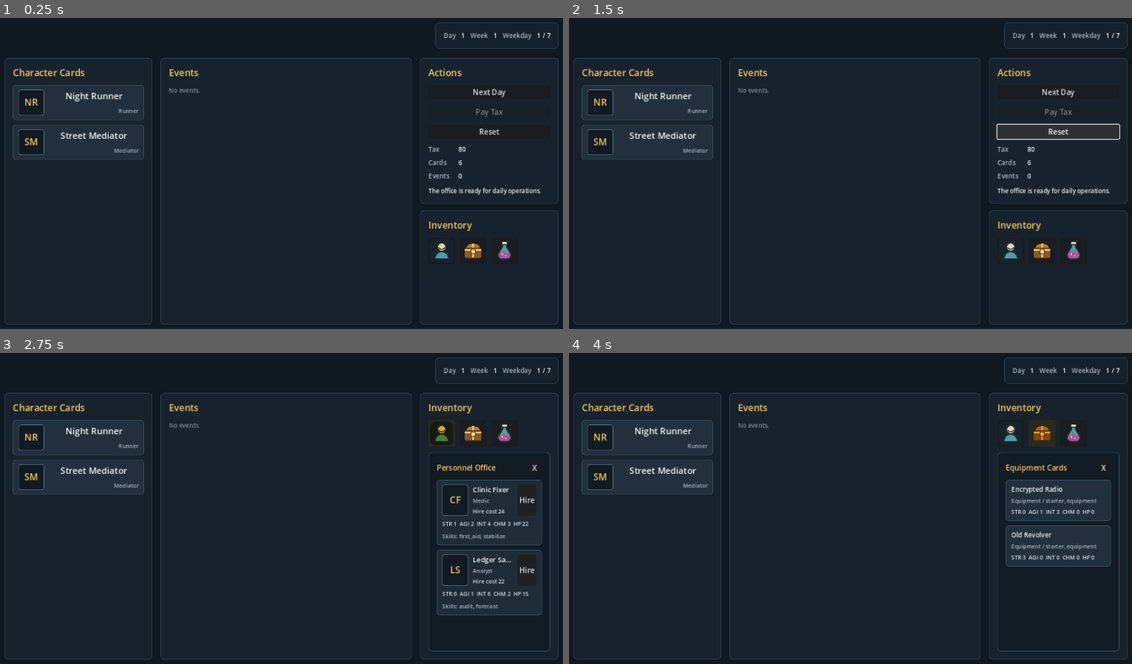
Above: before the commit, frames 1-4 (two rows, left to right).
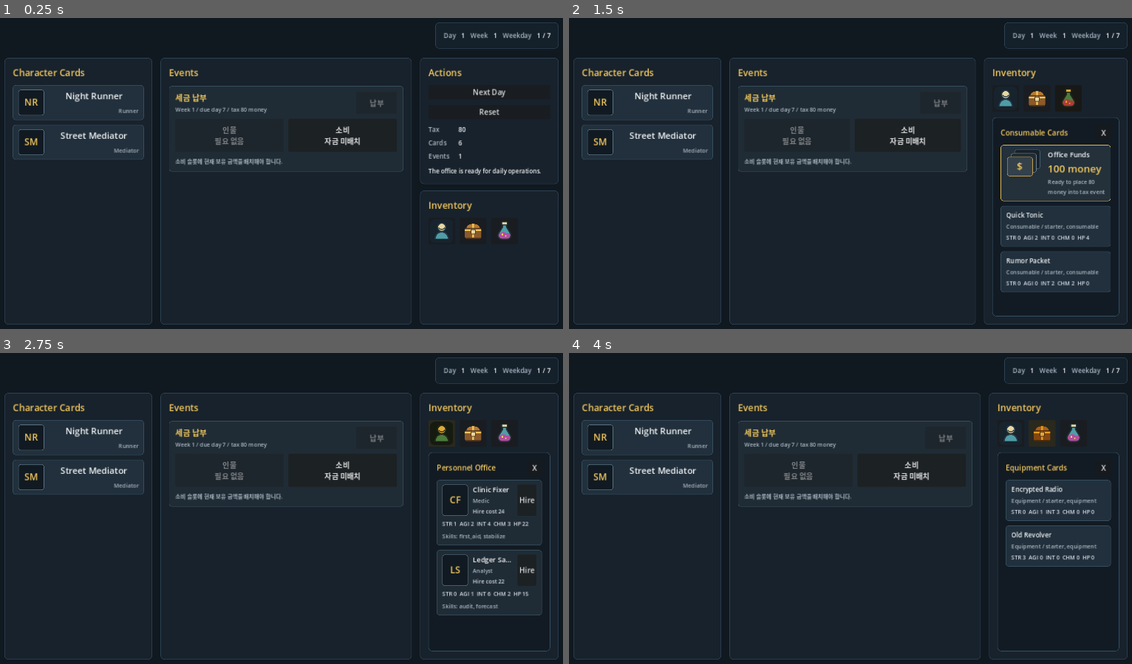
Above: after the commit, the same moments.

Repository: YOONRY/city_of_star
Game: Godot game, scene res://scenes/main/main.tscn
The game is run twice, just before and just after one commit, with the same random seed, the same clock (stepped at 60 frames per second) and the same inputs.
Inputs (mouse positions are in pixels of both pictures, inside the frame that each line leads up to; where the layout moved, square brackets give the same spot in the first picture):
- Up to frame 1 (0.25 s): no input
- Up to frame 2 (1.5 s): click (912, 136) at 0.5 s, where only the run after the commit has a clickable "소비 자금 미배치"; click (1058, 133) at 1.25 s, where only the run before the commit has a clickable "Reset"
- Up to frame 3 (2.75 s): click (439, 433) [439, 586] at 2 s
- Up to frame 4 (4 s): click (1008, 433) at 2.75 s; click (1041, 433) at 3.5 s

The runs differ from the first frame. In frame 1, 2.9% of the frame differs, in the area x 30-100%, y 21-78%; in frame 2, 6.1%, in the area x 30-100%, y 12-99%; in frame 3, 1.1%; in frame 4, 1.1%.

Commit message:
Add temporary tax payment event

Diff:
--- a/scripts/autoloads/game_state.gd
+++ b/scripts/autoloads/game_state.gd
@@ -76,6 +76,26 @@
 	return true
 
 
+func can_pay_current_week_tax() -> bool:
+	if is_game_over:
+		return false
+
+	if tax_manager.has_paid_current_week(current_day):
+		return false
+
+	return office.money >= tax_manager.weekly_tax
+
+
+func pay_current_week_tax() -> bool:
+	if not can_pay_current_week_tax():
+		return false
+
+	office.money -= tax_manager.weekly_tax
+	tax_manager.mark_paid(current_day)
+	state_changed.emit()
+	return true
+
+
 func can_hire_card(card: CardDefinition) -> bool:
 	if is_game_over or card == null or not card.is_character():
 		return false
--- a/scripts/ui/main_screen.gd
+++ b/scripts/ui/main_screen.gd
@@ -12,7 +12,6 @@
 var event_list: VBoxContainer
 var action_panel: PanelContainer
 var next_day_button: Button
-var pay_tax_button: Button
 var reset_button: Button
 var character_card_list: VBoxContainer
 var inventory_panel: PanelContainer
@@ -24,6 +23,8 @@
 var equipment_button: Button
 var consumable_button: Button
 var active_drawer_type: int = NO_ACTIVE_DRAWER
+var is_selecting_tax_event_money: bool = false
+var tax_event_money_assigned: bool = false
 var expanded_character_card_ids: Dictionary = {}
 
 func _ready() -> void:
@@ -136,11 +137,6 @@
 	next_day_button.text = "Next Day"
 	next_day_button.pressed.connect(_on_next_day_pressed)
 	action_box.add_child(next_day_button)
-
-	pay_tax_button = Button.new()
-	pay_tax_button.text = "Pay Tax"
-	pay_tax_button.pressed.connect(_on_pay_tax_pressed)
-	action_box.add_child(pay_tax_button)
 
 	reset_button = Button.new()
 	reset_button.text = "Reset"
@@ -288,10 +284,14 @@
 
 
 func _make_money_stack_card() -> PanelContainer:
+	var is_tax_target := is_selecting_tax_event_money
+	var tax_amount := GameState.tax_manager.weekly_tax
+	var is_current_week_paid := GameState.tax_manager.has_paid_current_week(GameState.current_day)
+	var can_assign_money := is_tax_target and not is_current_week_paid and GameState.office.money >= tax_amount
 	var row := PanelContainer.new()
 	var style := StyleBoxFlat.new()
 	style.bg_color = Color("#24313A")
-	style.border_color = Color("#D6A64F")
+	style.border_color = Color("#F4C95D") if can_assign_money else Color("#D6A64F")
 	style.border_width_left = 1
 	style.border_width_right = 1
 	style.border_width_top = 1
@@ -306,7 +306,9 @@
 	style.content_margin_bottom = 10
 	row.add_theme_stylebox_override("panel", style)
 	row.size_flags_horizontal = Control.SIZE_EXPAND_FILL
-	row.tooltip_text = "Current office funds are shown as a stack and cannot be consumed."
+	row.mouse_filter = Control.MOUSE_FILTER_STOP
+	row.tooltip_text = "Click to place funds into the tax event." if can_assign_money else "Current office funds are shown as a stack."
+	row.gui_input.connect(_on_money_stack_gui_input)
 
 	var box := HBoxContainer.new()
 	box.add_theme_constant_override("separation", 12)
@@ -334,11 +336,21 @@
 	amount_label.add_theme_color_override("font_color", Color("#F4C95D"))
 	summary.add_child(amount_label)
 
-	var meta_label := _make_label("Currency stack / current balance", 12)
+	var meta_text := "Currency stack / current balance"
+	if is_tax_target:
+		if is_current_week_paid:
+			meta_text = "Current week's tax is already paid"
+		elif can_assign_money:
+			meta_text = "Ready to place %s money into tax event" % tax_amount
+		else:
+			meta_text = "Need %s more money for tax event" % maxi(0, tax_amount - GameState.office.money)
+
+	var meta_label := _make_label(meta_text, 12)
 	meta_label.add_theme_color_override("font_color", Color("#AAB6C2"))
 	meta_label.autowrap_mode = TextServer.AUTOWRAP_WORD_SMART
 	summary.add_child(meta_label)
 
+	_set_mouse_filter_recursive(box, Control.MOUSE_FILTER_IGNORE)
 	return row
 
 
@@ -609,6 +621,143 @@
 	return row
 
 
+func _make_tax_payment_event_row() -> PanelContainer:
+	var is_paid := GameState.tax_manager.has_paid_current_week(GameState.current_day)
+	var can_resolve := _can_resolve_tax_event()
+	var row := PanelContainer.new()
+	var style := StyleBoxFlat.new()
+	style.bg_color = Color("#202C35") if not is_paid else Color("#20352C")
+	style.border_color = _tax_event_border_color(is_paid, can_resolve)
+	style.border_width_left = 1
+	style.border_width_right = 1
+	style.border_width_top = 1
+	style.border_width_bottom = 1
+	style.corner_radius_top_left = 6
+	style.corner_radius_top_right = 6
+	style.corner_radius_bottom_left = 6
+	style.corner_radius_bottom_right = 6
+	style.content_margin_left = 14
+	style.content_margin_right = 14
+	style.content_margin_top = 12
+	style.content_margin_bottom = 12
+	row.add_theme_stylebox_override("panel", style)
+	row.size_flags_horizontal = Control.SIZE_EXPAND_FILL
+
+	var box := VBoxContainer.new()
+	box.add_theme_constant_override("separation", 10)
+	row.add_child(box)
+
+	var header := HBoxContainer.new()
+	header.add_theme_constant_override("separation", 12)
+	box.add_child(header)
+
+	var title_box := VBoxContainer.new()
+	title_box.size_flags_horizontal = Control.SIZE_EXPAND_FILL
+	header.add_child(title_box)
+
+	var title_label := _make_label("세금 납부", 17)
+	title_label.add_theme_color_override("font_color", Color("#F4C95D"))
+	title_box.add_child(title_label)
+
+	var meta_label := _make_label(_tax_event_meta(), 12)
+	meta_label.add_theme_color_override("font_color", Color("#AAB6C2"))
+	meta_label.autowrap_mode = TextServer.AUTOWRAP_WORD_SMART
+	title_box.add_child(meta_label)
+
+	var resolve_button := Button.new()
+	resolve_button.text = "완료" if is_paid else "납부"
+	resolve_button.disabled = not can_resolve
+	resolve_button.custom_minimum_size = Vector2(88, 34)
+	resolve_button.focus_mode = Control.FOCUS_NONE
+	resolve_button.pressed.connect(_on_tax_event_resolve_pressed)
+	header.add_child(resolve_button)
+
+	var slot_row := HBoxContainer.new()
+	slot_row.add_theme_constant_override("separation", 10)
+	box.add_child(slot_row)
+
+	slot_row.add_child(_make_tax_slot_button("인물", "필요 없음", true, Callable()))
+	slot_row.add_child(_make_tax_slot_button("소비", _tax_consumable_slot_text(), is_paid, Callable(self, "_on_tax_consumable_slot_pressed")))
+
+	var status_label := _make_label(_tax_event_status_text(), 12)
+	status_label.add_theme_color_override("font_color", _tax_event_status_color(is_paid, can_resolve))
+	status_label.autowrap_mode = TextServer.AUTOWRAP_WORD_SMART
+	box.add_child(status_label)
+
+	return row
+
+
+func _make_tax_slot_button(title: String, detail: String, disabled: bool, callback: Callable) -> Button:
+	var button := Button.new()
+	button.text = "%s\n%s" % [title, detail]
+	button.disabled = disabled
+	button.custom_minimum_size = Vector2(0, 72)
+	button.size_flags_horizontal = Control.SIZE_EXPAND_FILL
+	button.focus_mode = Control.FOCUS_NONE
+
+	if not disabled and callback.is_valid():
+		button.pressed.connect(callback)
+
+	return button
+
+
+func _tax_event_border_color(is_paid: bool, can_resolve: bool) -> Color:
+	if is_paid:
+		return Color("#60A878")
+
+	if can_resolve:
+		return Color("#F4C95D")
+
+	if is_selecting_tax_event_money:
+		return Color("#D6A64F")
+
+	return Color("#3A5365")
+
+
+func _tax_event_meta() -> String:
+	return "Week %s / due day %s / tax %s money" % [
+		GameState.get_week(),
+		GameState.tax_manager.due_weekday,
+		GameState.tax_manager.weekly_tax,
+	]
+
+
+func _tax_consumable_slot_text() -> String:
+	if GameState.tax_manager.has_paid_current_week(GameState.current_day):
+		return "납부 완료"
+
+	if tax_event_money_assigned:
+		return "%s money" % GameState.tax_manager.weekly_tax
+
+	return "자금 미배치"
+
+
+func _tax_event_status_text() -> String:
+	if GameState.tax_manager.has_paid_current_week(GameState.current_day):
+		return "이번 주 세금 납부가 완료되었습니다."
+
+	if tax_event_money_assigned and _can_resolve_tax_event():
+		return "자금이 배치되었습니다. 납부를 눌러 이벤트를 넘길 수 있습니다."
+
+	if GameState.office.money < GameState.tax_manager.weekly_tax:
+		return "자금이 부족합니다. 필요한 금액: %s money" % GameState.tax_manager.weekly_tax
+
+	if is_selecting_tax_event_money:
+		return "소비 카드 목록에서 자금 스택을 선택하세요."
+
+	return "소비 슬롯에 현재 보유 금액을 배치해야 합니다."
+
+
+func _tax_event_status_color(is_paid: bool, can_resolve: bool) -> Color:
+	if is_paid:
+		return Color("#60A878")
+
+	if can_resolve:
+		return Color("#F4C95D")
+
+	return Color("#AAB6C2")
+
+
 func _make_empty_label(text: String) -> Label:
 	var label := _make_label(text, 13)
 	label.add_theme_color_override("font_color", Color("#7F8D9B"))
@@ -661,11 +810,12 @@
 
 
 func _refresh() -> void:
+	_sync_tax_event_state()
 	day_value.text = str(GameState.current_day)
 	week_value.text = str(GameState.get_week())
 	weekday_value.text = "%s / 7" % GameState.get_weekday()
 	card_count_value.text = str(GameState.office.owned_cards.size())
-	request_count_value.text = str(ContentCatalog.requests.size())
+	request_count_value.text = str(ContentCatalog.requests.size() + 1)
 
 	var tax_text := str(GameState.tax_manager.weekly_tax)
 	if GameState.tax_manager.is_due(GameState.current_day):
@@ -680,7 +830,6 @@
 		and not GameState.tax_manager.has_paid_current_week(GameState.current_day)
 		and not GameState.is_game_over
 	)
-	pay_tax_button.disabled = not tax_can_be_paid
 	next_day_button.disabled = GameState.is_game_over
 	_refresh_character_cards()
 	_refresh_event_list()
@@ -690,11 +839,25 @@
 	if GameState.is_game_over:
 		status_label.text = "Game Over: %s" % GameState.game_over_reason
 	elif tax_can_be_paid:
-		status_label.text = "Tax is due before the office can move to the next day."
+		status_label.text = "Tax is due. Resolve the tax event before advancing."
 	elif GameState.office.owned_cards.is_empty() and ContentCatalog.requests.is_empty():
 		status_label.text = "The office is open. No cards or requests have entered the city yet."
 	else:
 		status_label.text = "The office is ready for daily operations."
+
+
+func _sync_tax_event_state() -> void:
+	if GameState.tax_manager.has_paid_current_week(GameState.current_day):
+		tax_event_money_assigned = false
+		is_selecting_tax_event_money = false
+		return
+
+	if GameState.office.money < GameState.tax_manager.weekly_tax:
+		tax_event_money_assigned = false
+
+
+func _can_resolve_tax_event() -> bool:
+	return tax_event_money_assigned and GameState.can_pay_current_week_tax()
 
 
 func _refresh_character_cards() -> void:
@@ -751,9 +914,9 @@
 
 func _populate_event_list(requests: Array) -> void:
 	_clear_children(event_list)
+	event_list.add_child(_make_tax_payment_event_row())
 
 	if requests.is_empty():
-		event_list.add_child(_make_empty_label("No events."))
 		return
 
 	for request in requests:
@@ -921,25 +1084,62 @@
 	GameState.advance_day()
 
 
-func _on_pay_tax_pressed() -> void:
-	GameState.pay_weekly_tax()
-
-
 func _on_reset_pressed() -> void:
 	expanded_character_card_ids.clear()
+	is_selecting_tax_event_money = false
+	tax_event_money_assigned = false
 	GameState.reset_game()
 
 
 func _on_personnel_pressed() -> void:
+	is_selecting_tax_event_money = false
 	_open_inventory_drawer(GameEnums.CardType.CHARACTER)
 
 
 func _on_equipment_pressed() -> void:
+	is_selecting_tax_event_money = false
 	_open_inventory_drawer(GameEnums.CardType.EQUIPMENT)
 
 
 func _on_consumable_pressed() -> void:
+	is_selecting_tax_event_money = false
 	_open_inventory_drawer(GameEnums.CardType.CONSUMABLE)
+
+
+func _on_tax_consumable_slot_pressed() -> void:
+	if GameState.tax_manager.has_paid_current_week(GameState.current_day):
+		return
+
+	is_selecting_tax_event_money = true
+	_open_inventory_drawer(GameEnums.CardType.CONSUMABLE)
+
+
+func _on_money_stack_gui_input(event: InputEvent) -> void:
+	if not is_selecting_tax_event_money:
+		return
+
+	if event is InputEventMouseButton:
+		var mouse_event := event as InputEventMouseButton
+		if mouse_event.button_index != MOUSE_BUTTON_LEFT or not mouse_event.pressed:
+			return
+
+		if GameState.can_pay_current_week_tax():
+			tax_event_money_assigned = true
+			_close_inventory_drawer()
+			_refresh()
+		else:
+			status_label.text = "Not enough money to place into the tax event."
+
+
+func _on_tax_event_resolve_pressed() -> void:
+	if not _can_resolve_tax_event():
+		return
+
+	if GameState.pay_current_week_tax():
+		tax_event_money_assigned = false
+		_close_inventory_drawer()
+	else:
+		_refresh()
 
 
 func _open_inventory_drawer(card_type: int) -> void:
@@ -951,6 +1151,7 @@
 
 func _close_inventory_drawer() -> void:
 	active_drawer_type = NO_ACTIVE_DRAWER
+	is_selecting_tax_event_money = false
 	_refresh_inventory_drawer()
 	_refresh_inventory_buttons()
 
Not shown, changed: docs/handoff_update_notes.md
